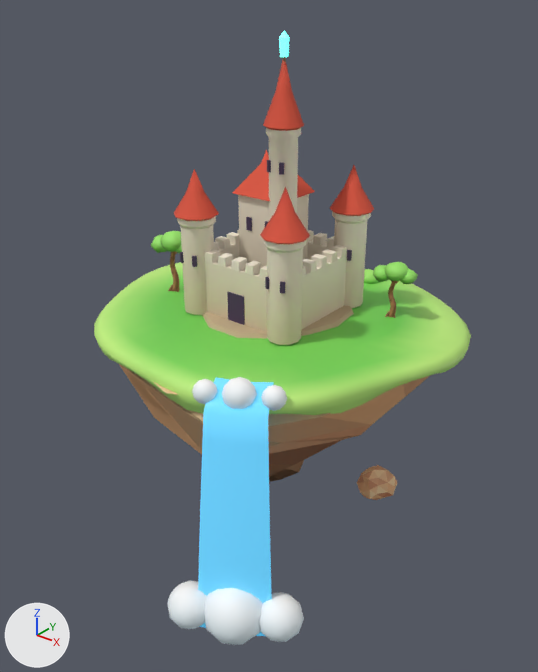
What one commit did to the glTF model app/src/assets/island_castle.glb.
Rendered twice from a 50 mm camera at (34.1, -43.3, 24.6) aimed at (0.8, -1.7, -1.2). The axes (+X, +Y, +Z) are drawn at lower left. The lights are the same throughout. The older version comes first. Where no turn or scale is listed for an object, it has been applied to the vertices. Vertices at exactly the same position are counted once.

The first picture shows 'IslandCastle'.
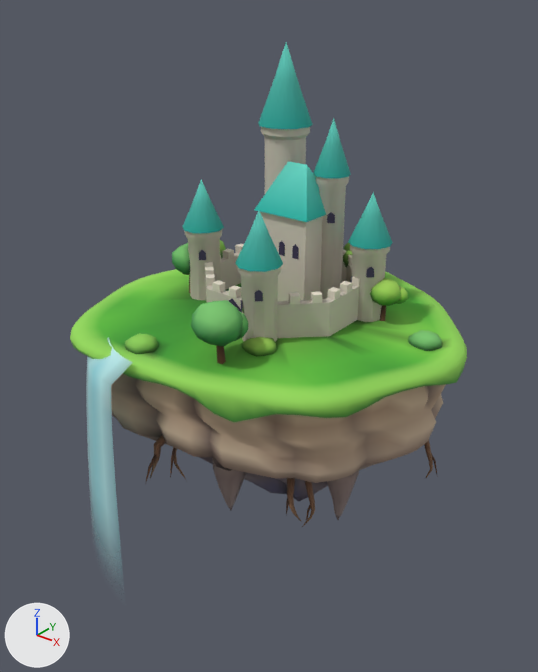
What differs and where, as boxes (x1, y1, x2, y2) in the pictures (538 x 672 px; the box of a moved part takes in the faces that stretch with it):
'IslandCastle', reshaped (21% shorter)
    before: (94, 30, 471, 645)
    after: (70, 42, 467, 527)
'IslandCastle_water', added (cyan)
    after: (86, 337, 133, 541)
part 1 of me_islandcastle, moved or reshaped
    before: (192, 379, 218, 405)
    after: (235, 311, 248, 341)
part 2 of me_islandcastle, moved or reshaped (not visible afterwards)
    before: (161, 231, 181, 252)
part 3 of me_islandcastle, moved or reshaped (not visible afterwards)
    before: (327, 236, 334, 248)
part 4 of me_islandcastle, added
    after: (235, 244, 244, 254)
part 5 of me_islandcastle, added
    after: (222, 249, 234, 260)
part 6 of me_islandcastle, moved or reshaped
    before: (214, 242, 219, 251)
    after: (205, 267, 214, 275)
part 7 of me_islandcastle, added
    after: (212, 280, 225, 293)
part 8 of me_islandcastle, added
    after: (229, 285, 241, 298)
part 9 of me_islandcastle, moved or reshaped (mostly hidden before)
    before: (302, 266, 306, 277)
    after: (289, 292, 300, 304)
part 10 of me_islandcastle, added
    after: (327, 287, 341, 300)
part 11 of me_islandcastle, added
    after: (340, 281, 353, 293)
part 12 of me_islandcastle, added
    after: (352, 276, 360, 287)
part 13 of me_islandcastle, rebuilt
    before: (94, 262, 471, 415)
    after: (70, 269, 467, 422)
part 14 of me_islandcastle, rebuilt (8% wider, 9% taller)
    before: (119, 364, 429, 482)
    after: (111, 373, 446, 502)
part 15 of me_islandcastle, rebuilt
    before: (202, 306, 354, 339)
    after: (205, 253, 359, 338)
part 16 of me_islandcastle, deleted
    before: (151, 30, 418, 645)
part 17 of me_islandcastle, reshaped
    before: (177, 165, 396, 345)
    after: (125, 42, 442, 364)
part 18 of me_islandcastle, added
    after: (145, 436, 359, 527)
part 19 of me_islandcastle, added
    after: (424, 440, 437, 479)

Patch to the scene script:
```diff
--- a/app/src/assets/island_castle.glb.py
+++ b/app/src/assets/island_castle.glb.py
@@ mat_waterfall @@
+mat_waterfall = bpy.data.materials.new('Waterfall')
+mat_waterfall.use_nodes = True; mat_waterfall.node_tree.nodes.clear()
+_N = mat_waterfall.node_tree.nodes; _L = mat_waterfall.node_tree.links
+n0 = _N.new('ShaderNodeBsdfPrincipled'); n0.name = 'Principled BSDF'
+n0.inputs[2].default_value = 0.35  # 'Roughness'
+n1 = _N.new('ShaderNodeOutputMaterial'); n1.name = 'Material Output'
+n2 = _N.new('ShaderNodeVertexColor'); n2.name = 'Color Attribute'
+_L.new(n0.outputs[0], n1.inputs[0])  # 'BSDF' to 'Surface'
+_L.new(n2.outputs[0], n0.inputs[0])  # 'Color' to 'Base Color'
+_L.new(n2.outputs[1], n0.inputs[4])  # 'Alpha' to 'Alpha'
@@ me_islandcastle @@
-me_islandcastle.from_pydata(...)  # 2452 vertices, 4472 faces; spans x -15.7..14.7, y -17.6..13.7, z -18.1..21.2
-me_islandcastle.materials.append(mat_islandgrass)
-me_islandcastle.materials.append(mat_islandrock)
-me_islandcastle.materials.append(mat_water)
+me_islandcastle.from_pydata(...)  # 3184 vertices, 5650 faces; spans x -14.7..15.4, y -13.5..14.8, z -19.2..20.2
+# me_islandcastle part 1: the loose piece of 42 vertices spanning x 3.7..5.3, y -13.8..-12.2, z -0.7..1.0 is multiplied about its middle by the matrix ((-1.252, -0.869, -0.012), (0.881, -1.264, -0.001), (0.008, 0.006, 1.261)), then moved by (-1.8, 4.7, 2.5), in mat_stone
+# me_islandcastle part 2: the loose piece of 42 vertices spanning x -9.8..-7.5, y -3.5..-1.2, z 4.0..5.7 is scaled about its middle by (0.918, 0.922, 1.02), then moved by (-0.3, 5.1, -2.7), in mat_stone
+# me_islandcastle part 3: the loose piece of 8 vertices spanning x 2.3..3.0, y 3.7..4.7, z 5.0..5.7 is turned -45 degrees about the z axis through its middle and scaled by 0.836, then moved by (1.5, 1.2, -2.0)
+# me_islandcastle part 4: a new loose piece, a box spanning x -6.26..-5.61, y 2.48..3.2, z 3.02..3.67, in mat_stone
+# me_islandcastle part 5: a new loose piece, a box spanning x -6.26..-5.61, y 0.84..1.56, z 3.02..3.67, in mat_stone
+# me_islandcastle part 6: the loose piece of 8 vertices spanning x -4.7..-3.7, y -3.0..-2.3, z 5.0..5.7 is turned 45 degrees about the z axis through its middle and scaled by 0.836, then moved by (0.0, -0.3, -2.0)
+# me_islandcastle part 7: a new loose piece, a box spanning x -2.0..-1.28, y -5.06..-4.41, z 3.02..3.67, in mat_stone
+# me_islandcastle part 8: a new loose piece, a box spanning x -0.36..0.36, y -5.06..-4.41, z 3.02..3.67, in mat_stone
+# me_islandcastle part 9: the loose piece of 8 vertices spanning x 3.7..4.7, y -3.0..-2.3, z 5.0..5.7 is turned -45 degrees about the z axis through its middle and scaled by 0.836, then moved by (0.0, -0.3, -2.0)
+# me_islandcastle part 10: a new loose piece, a box spanning x 5.61..6.26, y -0.8..-0.08, z 3.02..3.67, in mat_stone
+# me_islandcastle part 11: a new loose piece, a box spanning x 5.61..6.26, y 0.84..1.56, z 3.02..3.67, in mat_stone
+# me_islandcastle part 12: a new loose piece, a box spanning x 5.61..6.26, y 2.48..3.2, z 3.02..3.67, in mat_stone
+# me_islandcastle part 13: the loose piece of 309 vertices spanning x -15.3..14.7, y -13.2..13.7, z -2.3..0.6 is rebuilt with 393 vertices and now spans x -14.7..15.4, y -13.5..14.8, z -2.6..0.5, in mat_stone
+# me_islandcastle part 14: the loose piece of 51 vertices spanning x -15.7..13.3, y -13.6..12.7, z -15.4..-0.8 is rebuilt with 1065 vertices and now spans x -14.0..14.3, y -12.8..13.9, z -19.2..-0.2, in mat_stone
+# me_islandcastle part 15: the loose piece of 44 vertices spanning x -6.3..6.3, y -6.4..5.9, z -0.8..0.8 is rebuilt with 32 vertices and now spans x -6.2..6.2, y -5.0..7.4, z -0.7..3.0
+# me_islandcastle part 16: 68 loose pieces with 1594 vertices, spanning x -10.9..12.3, y -17.6..11.3, z -18.1..21.2, are deleted
+# me_islandcastle part 17: 3 vertices moved within x 7.9..8.4, y 3.8..4.3, z 0.3..3.4; 334 vertices removed from x -5.7..8.5, y -5.6..5.8, z 0.1..11.8; 1141 vertices added at x -10.3..13.4, y -12.2..10.4, z -0.6..20.2
+# me_islandcastle part 18: 223 vertices added at x -10.0..9.1, y -12.8..0.0, z -17.0..-6.6
+# me_islandcastle part 19: 35 vertices added at x 11.0..13.2, y 3.7..5.3, z -13.8..-7.7
+# other edits to the shape of me_islandcastle do not show in these pictures
 me_islandcastle.materials.append(mat_stone)
-me_islandcastle.materials.append(mat_crystal)
-me_islandcastle.materials.append(mat_leaf)
@@ ob_islandcastle_water @@
+ob_islandcastle_water = bpy.data.objects.new('IslandCastle_water', me_islandcastle_water)  # 70 vertices, 104 faces; spans x -9.1..-1.9, y -16.4..-11.5, z -20.3..0.1
+ob_islandcastle_water.location = (0.0, 0.0, 0.0)
```
